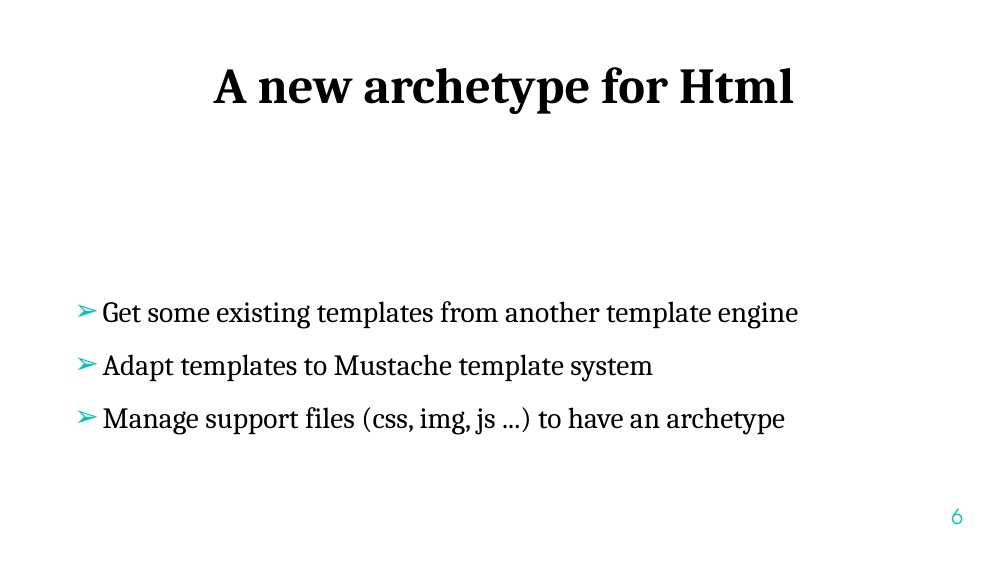
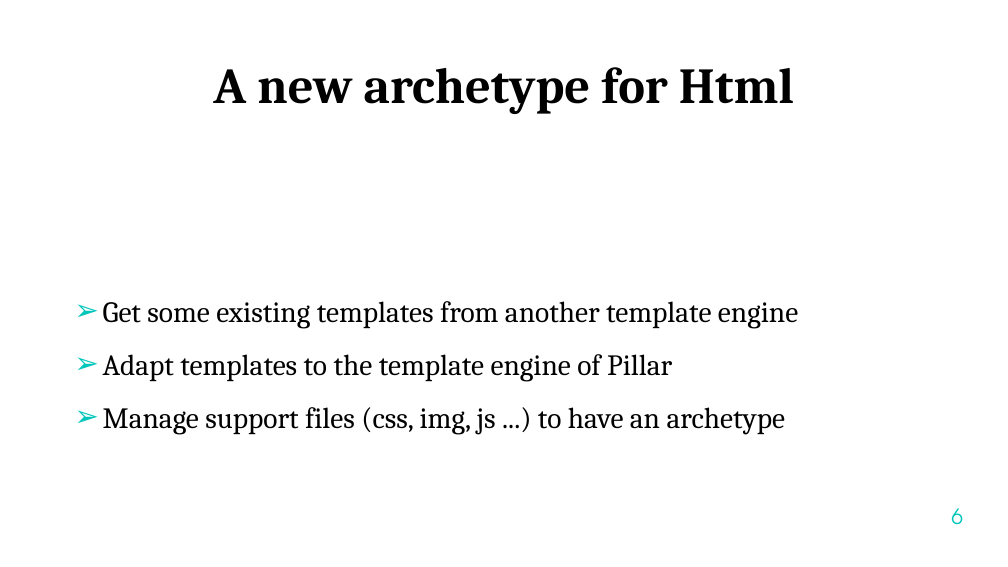
Before and after one commit to samakhov/asbath.github.io, a slide deck: slide 6 of PRESENTATION-INTERNSHIP.pptx. Drawn at 1008x567 pixels with LibreOffice and Linux fonts; fonts in the diff are those of the drawing; background and template pictures are left out. Boxes give left, top, right and bottom in pixels: in the first picture for what was removed or moved away, otherwise in the second. Text is boxed around its words. In the diff, an @@ line names an element or a change of style, - is before the commit and + after.

```diff
--- a/PRESENTATION-INTERNSHIP.pptx
+++ b/PRESENTATION-INTERNSHIP.pptx
@@ text at bbox=[103, 354, 672, 382]: text changed @@
-➢ Adapt templates to Mustache template system
+➢ Adapt templates to the template engine of Pillar
```
Also in this commit, not shown: 9 other slides changed, 1 slide added, 33 other files.
